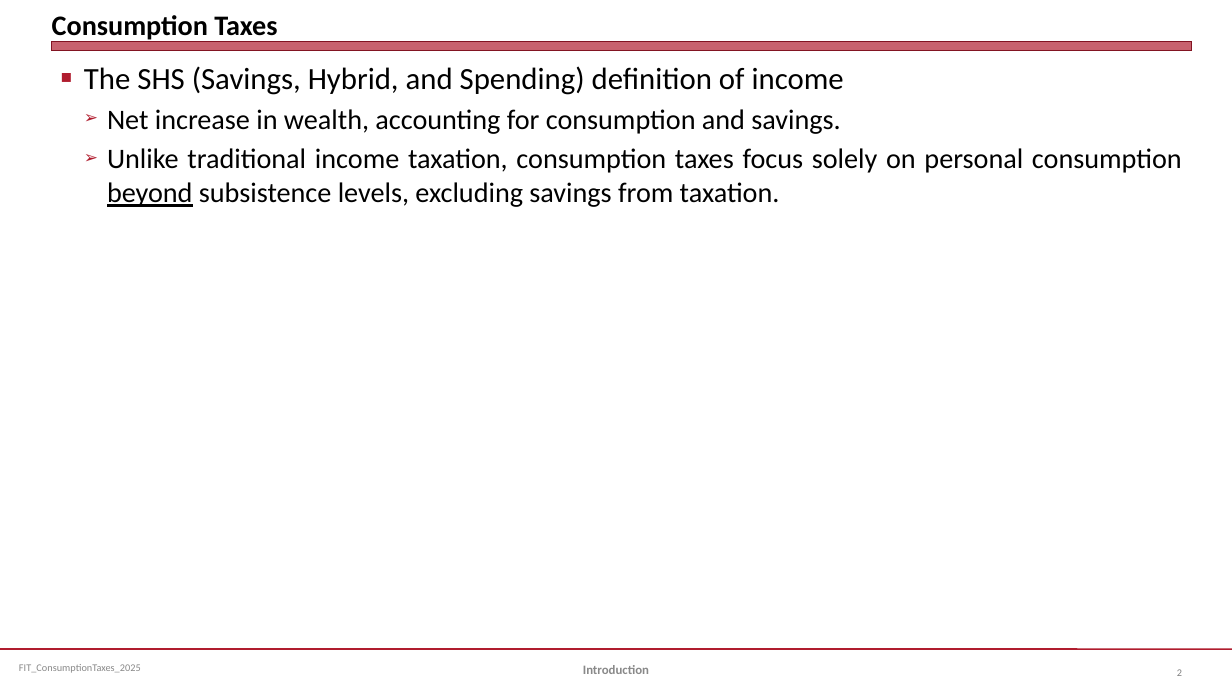
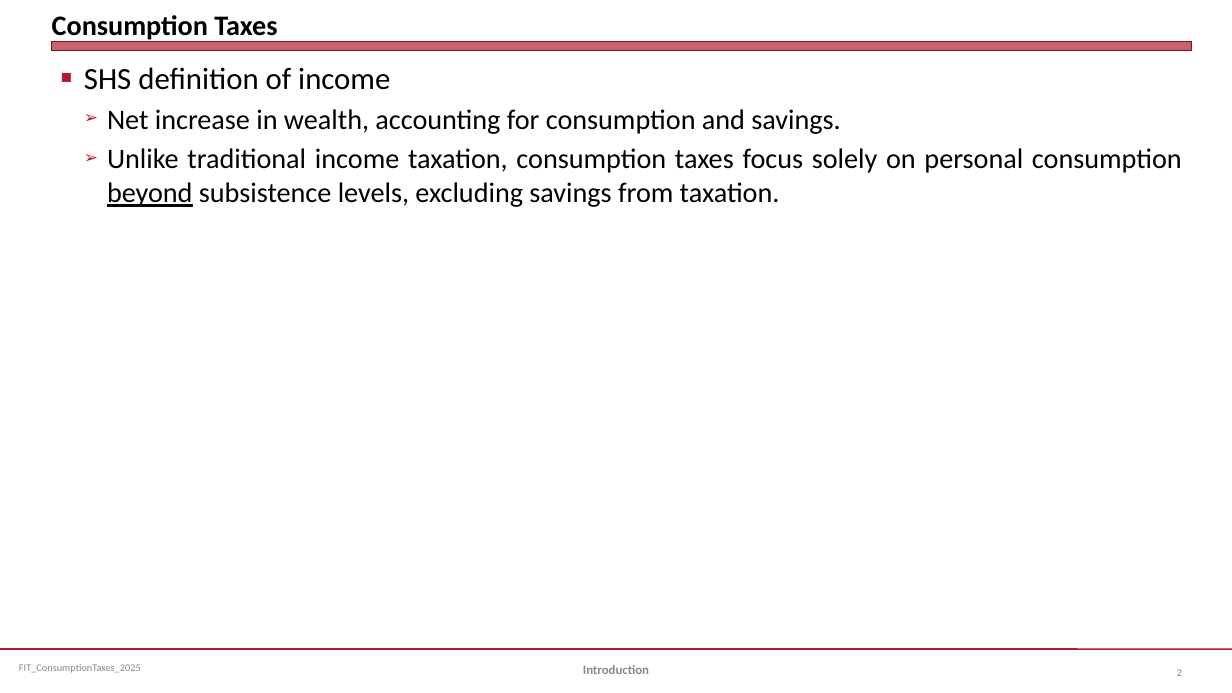
Before and after one commit to jmc877/Fed-Income-Tax, a slide deck: slide 2 of slides/FIT_ConsumptionTaxes_2025S.pptx. Drawn at 1232x693 pixels with LibreOffice and Linux fonts; fonts in the diff are those of the drawing. Boxes give left, top, right and bottom in pixels: in the first picture for what was removed or moved away, otherwise in the second. Text is boxed around its words. In the diff, an @@ line names an element or a change of style, - is before the commit and + after.

```diff
--- a/slides/FIT_ConsumptionTaxes_2025S.pptx
+++ b/slides/FIT_ConsumptionTaxes_2025S.pptx
@@ text at [84,67,390,90]: text changed @@
-■ The SHS (Savings, Hybrid, and Spending) definition of income
+■ SHS definition of income
```
